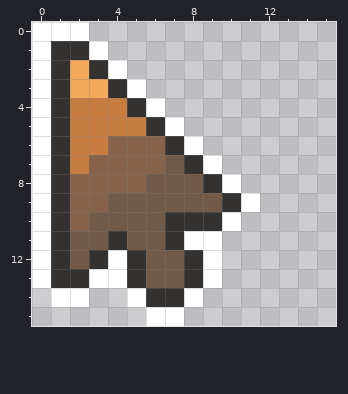
A pixel-art sprite gets an edit: Assets/Sprites/UI/cursor.png. Above: the version before the commit.
The file is 32x32 pixels, drawn in blocks of 2x2; one block is one cell here.
After the commit:
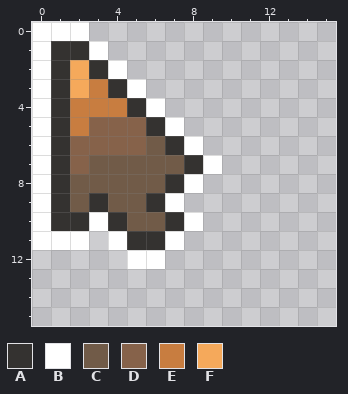
Palette (. is transparent): A #343230  B #ffffff  C #715b48  D #86624a  E #c87d40  F #f5a95b
What changed:
@@ x 0..15 @@
  2 BAFAB...........
- 3 BAFFAB..........
+ 3 BAFEAB..........
  4 BAEEEAB.........
- 5 BAEEEEAB........
- 6 BAEEDDDAB.......
- 7 BAEDDDDCAB......
- 8 BADDDDCCCAB.....
- 9 BADDCCCCCCAB....
-10 BADCCCCAAAB.....
-11 BACCACCABB......
-12 BACABACCAB......
-13 BAABBACCAB......
-14 .BB..BAAB.......
-15 ......BB........
+ 5 BAEDDDAB........
+ 6 BADDDDCAB.......
+ 7 BADCCCCCAB......
+ 8 BACCCCCAB.......
+ 9 BACACCAB........
+10 BAABACCAB.......
+11 BBB.BAAB........
+12 .....BB.........
+13 ................
+14 ................
+15 ................
Boxes around the changes in both pictures, in picture pixels (x1, y1, x2, y2):
changed: (32, 79, 260, 326)
